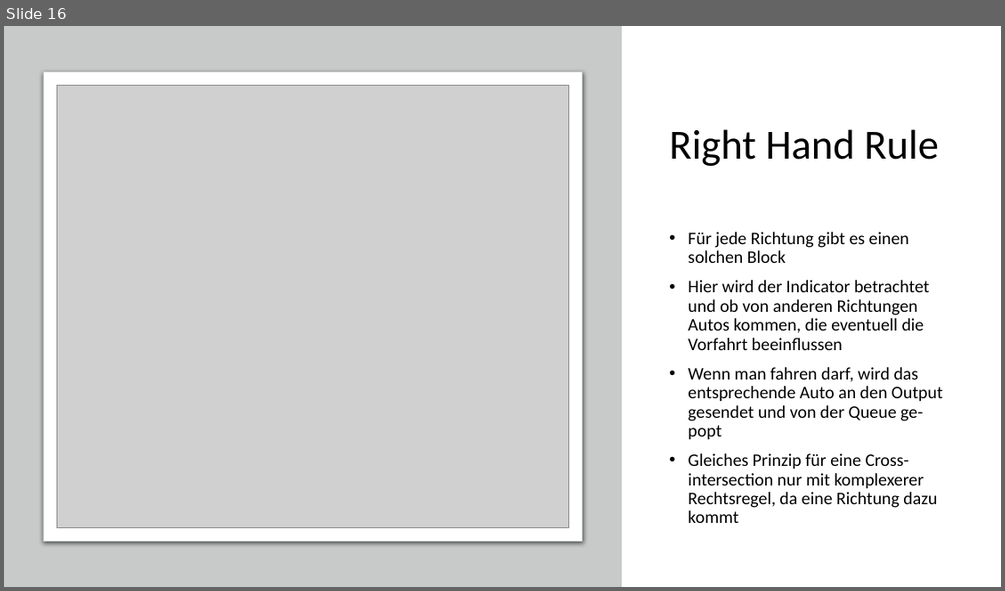
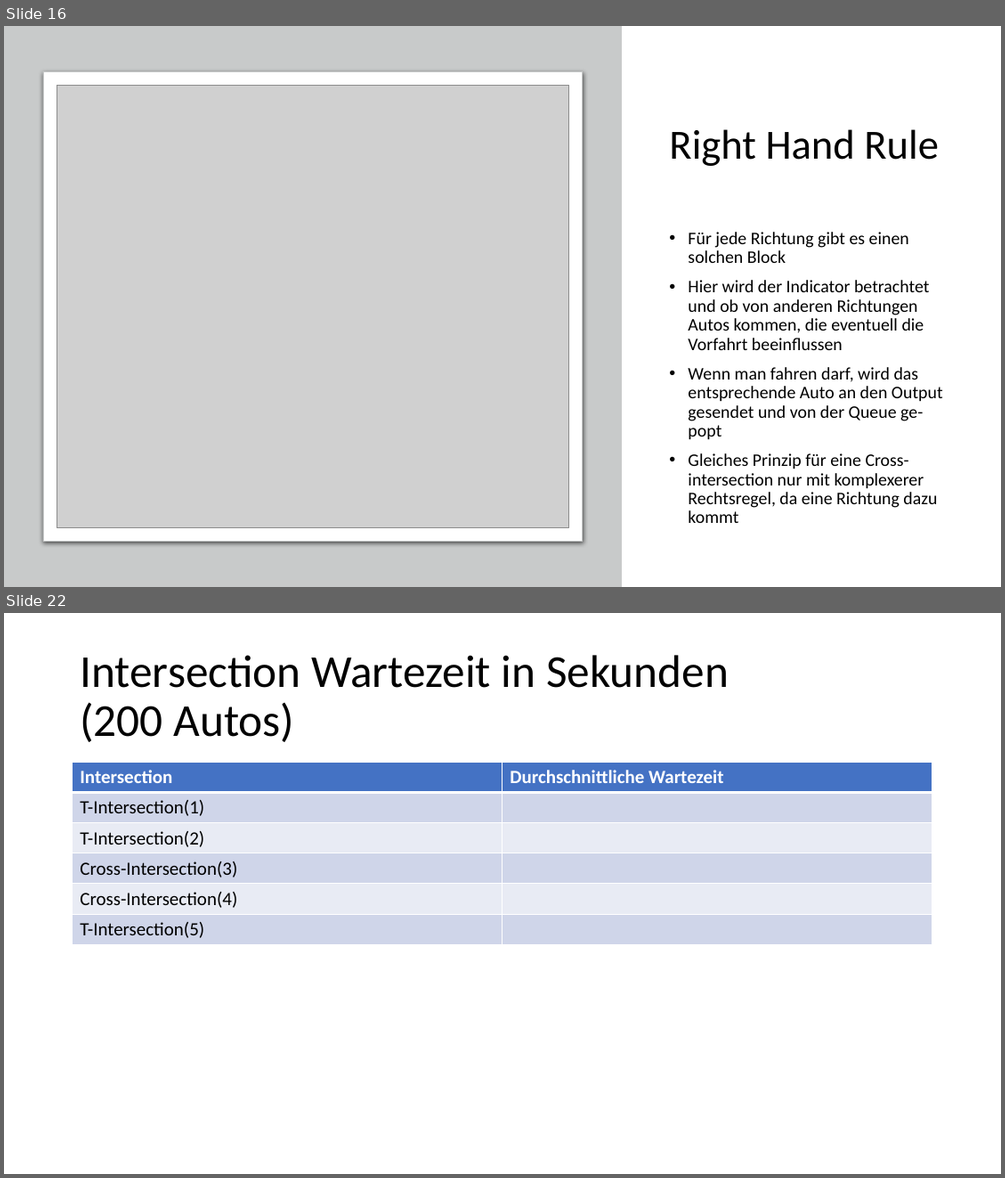
Before and after one commit to code-drey/car_simulation, a slide deck: Presentation/Traffic-flow-modeling-and-analysis.pptx. Shown one above the other, each under a label of ours: slide 16 before the commit, slides 16 and 22 after it; the slides between them are not shown. The pictures are 1005x591 and 1005x1178 pixels, drawn with LibreOffice and Linux fonts; fonts in the diff are those of the drawing; grey boxes stand for pictures. Boxes give left, top, right and bottom in pixels: in the first picture for what was removed or moved away, otherwise in the second. Text is boxed around its words. In the diff, an @@ line names an element or a change of style, - is before the commit and + after.

```diff
--- a/Presentation/Traffic-flow-modeling-and-analysis.pptx
+++ b/Presentation/Traffic-flow-modeling-and-analysis.pptx
@@ slide 22 added at [4,613,1001,1174], background #FFFFFF @@
@@ title added at [80,655,728,742], 44 pt, text #000000 @@
+Intersection Wartezeit in Sekunden (200 Autos)
@@ table added at [73,763,933,944], 6 rows, 2 columns @@
+Intersection | Durchschnittliche Wartezeit
+T-Intersection(1) | 
+T-Intersection(2) | 
+Cross-Intersection(3) | 
+Cross-Intersection(4) | 
+T-Intersection(5) | 
```
Also in this commit, not shown: 6 other slides added, 1 slide removed.
